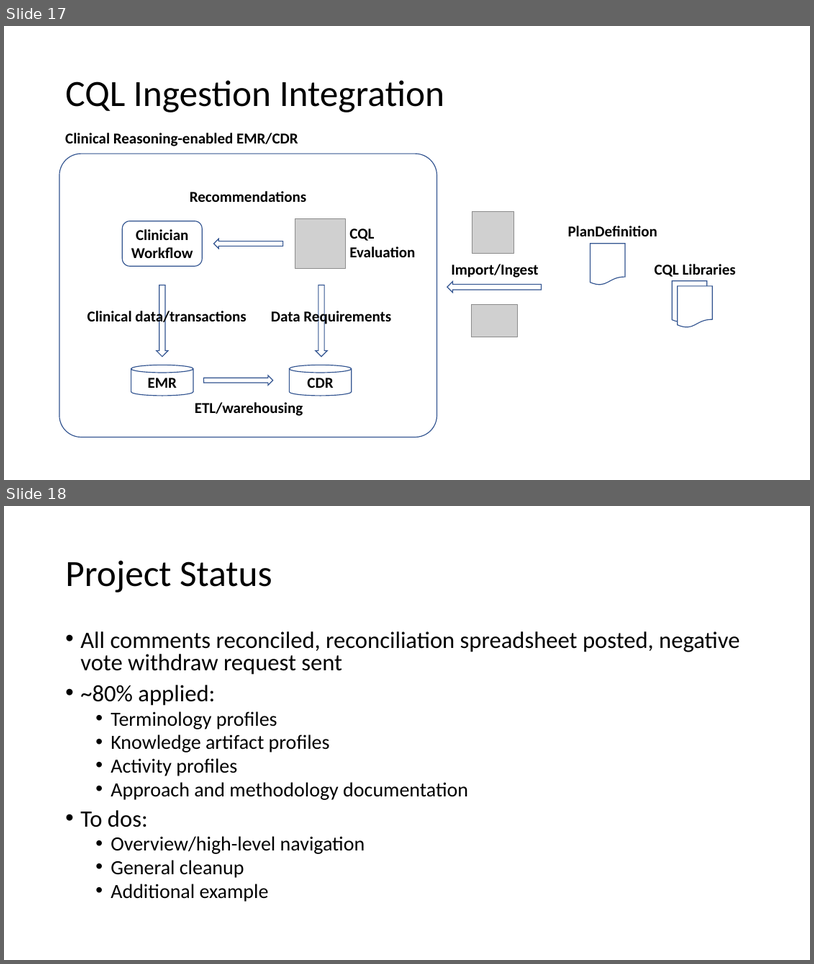
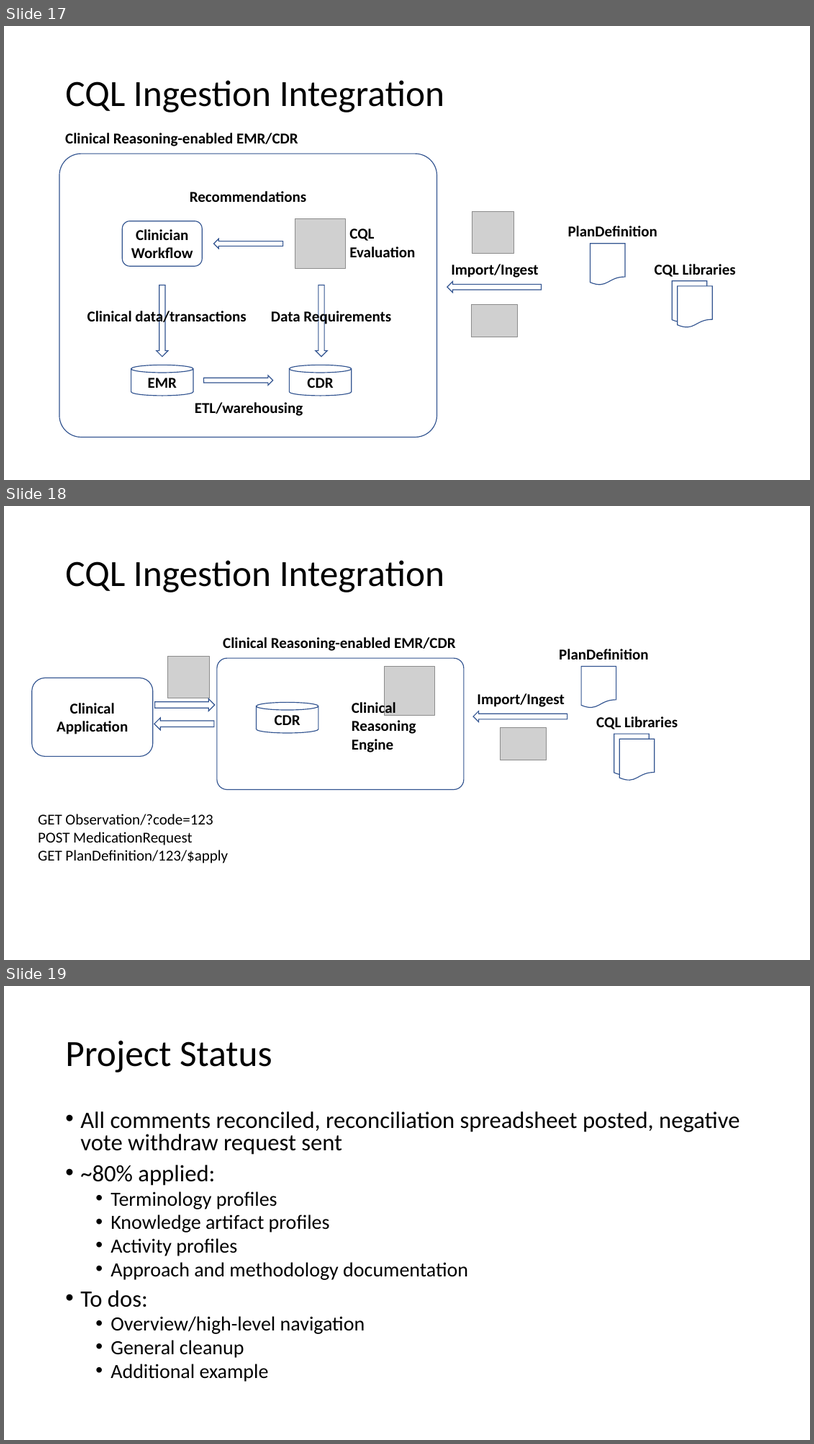
Before and after one commit to HL7/cqf-recommendations, a slide deck: diagrams/CPG-on-FHIR Update - 2020 Sep.pptx. Shown one above the other, each under a label of ours: slides 17 and 18 before the commit, slides 17, 18 and 19 after it. The pictures are 814x964 and 814x1444 pixels, drawn with LibreOffice and Linux fonts; fonts in the diff are those of the drawing; grey boxes stand for pictures. Boxes give left, top, right and bottom in pixels: in the first picture for what was removed or moved away, otherwise in the second. Text is boxed around its words. In the diff, an @@ line names an element or a change of style, - is before the commit and + after.

Commit message:
QA: Applying review feedback on narrative

```diff
--- a/diagrams/CPG-on-FHIR Update - 2020 Sep.pptx
+++ b/diagrams/CPG-on-FHIR Update - 2020 Sep.pptx
@@ slide 18 added at (4, 506, 810, 960), background #FFFFFF @@
@@ title added at (65, 560, 445, 592), 44 pt, text #000000 @@
+CQL Ingestion Integration
@@ picture added at (168, 656, 210, 698) @@
@@ text added at (223, 637, 456, 651), 18 pt, text #000000, bold @@
+Clinical Reasoning-enabled EMR/CDR
@@ text added at (559, 649, 648, 659), 18 pt, text #000000, bold @@
+PlanDefinition
@@ rounded rectangle added at (32, 678, 153, 757), outline #325491 1 pt, 18 pt, text #000000, bold @@
+Clinical Application
@@ rounded rectangle added at (217, 658, 464, 789), outline #325491 1 pt @@
@@ picture added at (384, 667, 434, 716) @@
@@ flow chart document added at (581, 667, 617, 708), outline #325491 1 pt @@
@@ right arrow added at (155, 698, 215, 710), fill #FFFFFF, outline #325491 1 pt @@
@@ text added at (477, 693, 564, 707), 18 pt, text #000000, bold @@
+Import/Ingest
@@ right arrow added at (154, 718, 214, 730), fill #FFFFFF, outline #325491 1 pt @@
@@ cylinder added at (256, 702, 319, 733), fill #FFFFFF, outline #325491 1 pt, 18 pt, text #000000, bold @@
+CDR
@@ text added at (352, 700, 417, 752), 18 pt, text #000000, bold @@
+Clinical Reasoning Engine
@@ right arrow added at (473, 711, 567, 722), fill #FFFFFF, outline #325491 1 pt @@
@@ text added at (597, 716, 678, 729), 18 pt, text #000000, bold @@
+CQL Libraries
@@ picture added at (501, 728, 547, 759) @@
@@ flow chart document added at (615, 734, 650, 775), outline #325491 1 pt @@
@@ flow chart document added at (620, 739, 655, 780), fill #FFFFFF, outline #325491 1 pt @@
@@ text added at (38, 813, 228, 863), 18 pt, text #000000 @@
+GET Observation/?code=123
+POST MedicationRequest
+GET PlanDefinition/123/$apply
@@ what was slide 18 is now slide 19 @@
```
Also in this commit, not shown: 4 other files.
